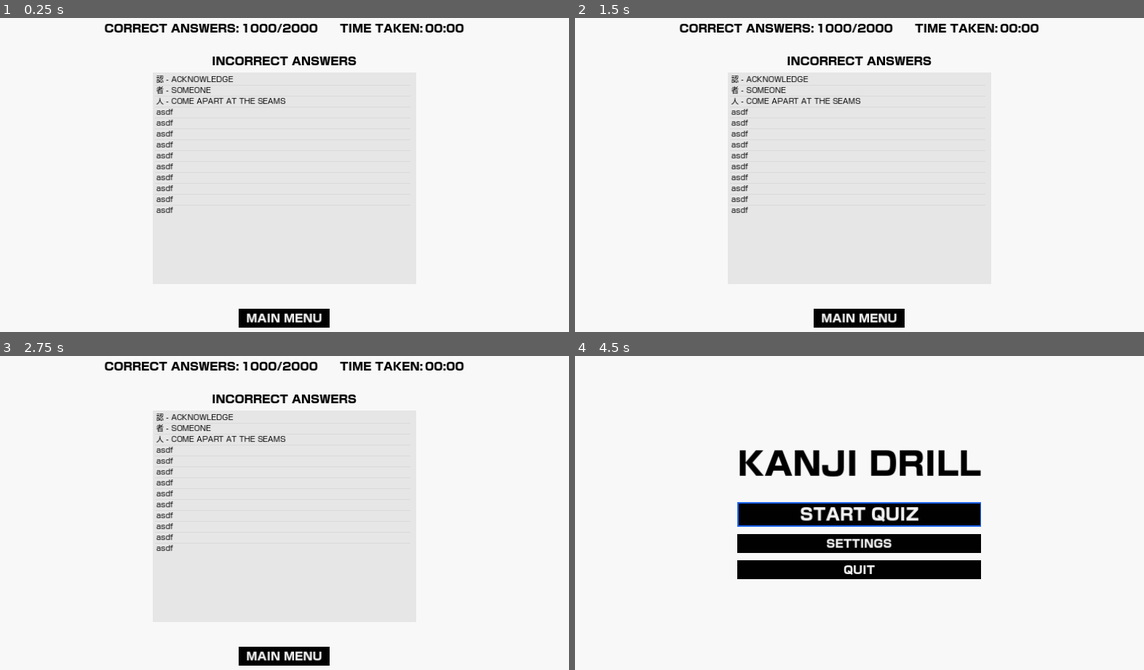
Above: before the commit, frames 1-4 (two rows, left to right).
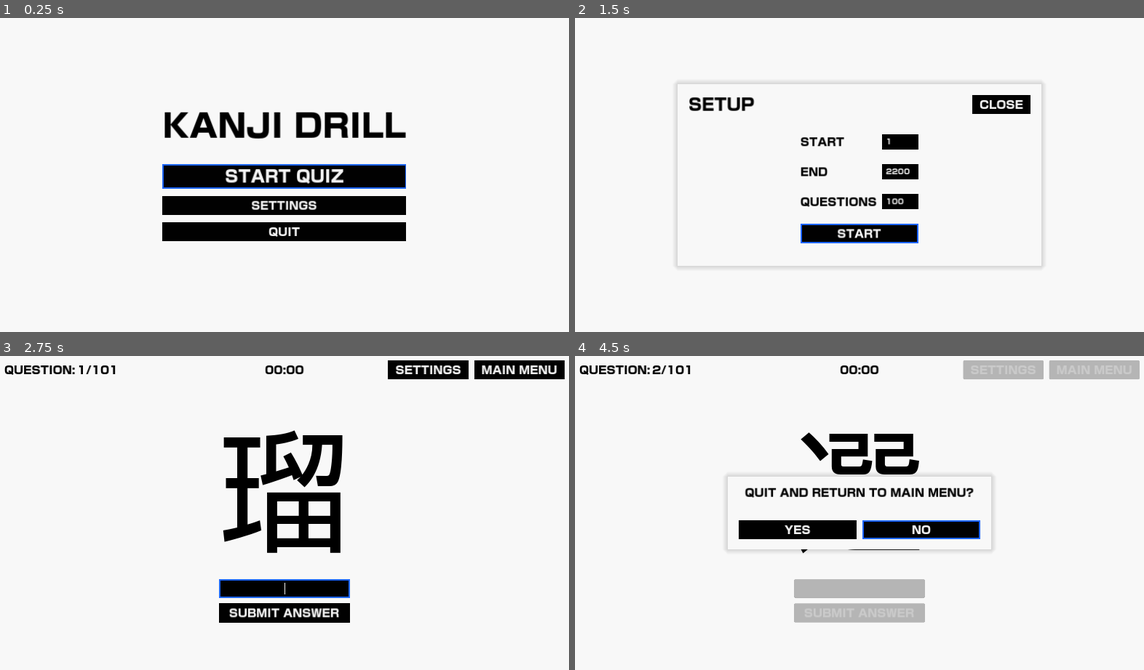
Above: after the commit, the same moments.

Repository: daredakke/kanji-drill
Game: Godot game, scene res://scenes/app.tscn
Same seed, same stepped clock (60 frames per second), same inputs: the game is played once before the commit and once after it.
Inputs (mouse positions are in pixels of both pictures, inside the frame that each line leads up to):
- Up to frame 1 (0.25 s): no input
- Up to frame 2 (1.5 s): click "START QUIZ" at 0.5 s; click (859, 175) at 1.25 s, where only the run before the commit has a clickable "START QUIZ"
- Up to frame 3 (2.75 s): click (284, 572) at 2 s, where only the run after the commit has a clickable "START"
- Up to frame 4 (4.5 s): click (859, 613) at 2.75 s, where only the run after the commit has a clickable "SUBMIT ANSWER"; click (859, 560) at 3.5 s, where only the run after the commit has a clickable "NEXT QUESTION"; click "MAIN MENU" at 4.25 s

The runs differ from the first frame. In frame 1, 14% of the frame differs, in the area x 18-82%, y 1-99%; in frame 2, 8.7%; in frame 3, 13%; in frame 4, 17%, in the area x 0-100%, y 1-85%.

Commit message:
Populate quiz labels
Can advance through set of questions. Goes to results screen once all questions are seen. Results screen is not yet dynamic.

Diff:
--- a/scripts/app.gd
+++ b/scripts/app.gd
@@ -19,9 +19,14 @@
 
 	quiz.settings_button_pressed.connect(settings.focus_menu)
 
+	State.change_state(State.Mode.MAIN_MENU)
+
 
 func _on_quiz_started() -> void:
 	State.change_state(State.Mode.QUIZ)
+	State.generate_questions()
+	quiz.total_questions = State.questions_array.size()
+	quiz.next_question()
 
 
 func _on_quiz_ended() -> void:
--- a/scripts/autoloads/state.gd
+++ b/scripts/autoloads/state.gd
@@ -9,15 +9,15 @@
 	RESULTS
 }
 
-var _file: String = "res://kanji.json"
+var _file: String = "res://assets/kanji.json"
 var _kanji_array = JSON.parse_string(FileAccess.get_file_as_string(_file))
-var _current_question: int = -1
 
 var questions_array: Array
-var state: Mode = Mode.MAIN_MENU
+var state: Mode
 var start: int = 1
 var end: int = 2200
 var questions: int = 100
+var current_question: int = -1
 
 
 func change_state(new_state: Mode) -> void:
@@ -35,7 +35,7 @@
 
 func generate_questions() -> void:
 	questions_array = []
-	_current_question = -1
+	current_question = -1
 
 	while questions_array.size() < questions:
 		var temp_array: Array
@@ -48,11 +48,11 @@
 		questions_array = questions_array.slice(0, questions + 1)
 
 
-func get_next_questions() -> Array:
-	_current_question += 1
+func get_next_question() -> Dictionary:
+	current_question += 1
 
-	if _current_question == questions_array.size():
+	if current_question == questions_array.size():
 		change_state(Mode.RESULTS)
-		return []
+		return {}
 
-	return questions_array[_current_question]
+	return questions_array[current_question]
--- a/scripts/main_menu.gd
+++ b/scripts/main_menu.gd
@@ -83,7 +83,6 @@
 		close_error_button.grab_focus()
 		return
 
-	State.generate_quiz()
 	setup_panel.hide()
 	quiz_started.emit()
 
--- a/scripts/quiz.gd
+++ b/scripts/quiz.gd
@@ -4,6 +4,10 @@
 
 signal settings_button_pressed
 signal quiz_ended
+
+var _question: Dictionary
+
+var total_questions: int
 
 @onready var questions_value: Label = %QuestionsValue
 @onready var time_value: Label = %TimeValue
@@ -35,7 +39,7 @@
 	no_button.pressed.connect(_hide_main_menu_dialogue)
 
 	submit_button.pressed.connect(_check_answer)
-	next_button.pressed.connect(_next_question)
+	next_button.pressed.connect(next_question)
 
 
 func focus_input() -> void:
@@ -43,15 +47,25 @@
 	_enable_quiz()
 
 
+func next_question() -> void:
+	answer.hide()
+	focus_input()
+
+	_question = State.get_next_question()
+
+	if not _question.is_empty():
+		kanji_value.text = _question.kanji
+		kanji_label.text = _question.kanji
+		keyword_label.text = _question.keyword
+
+		var current_question := str(State.current_question + 1)
+		questions_value.text = current_question + "/" + str(total_questions)
+
+
 func _check_answer() -> void:
 	answer.show()
 	next_button.grab_focus()
 	_disable_quiz()
-
-
-func _next_question() -> void:
-	answer.hide()
-	focus_input()
 
 
 func _show_settings() -> void:
